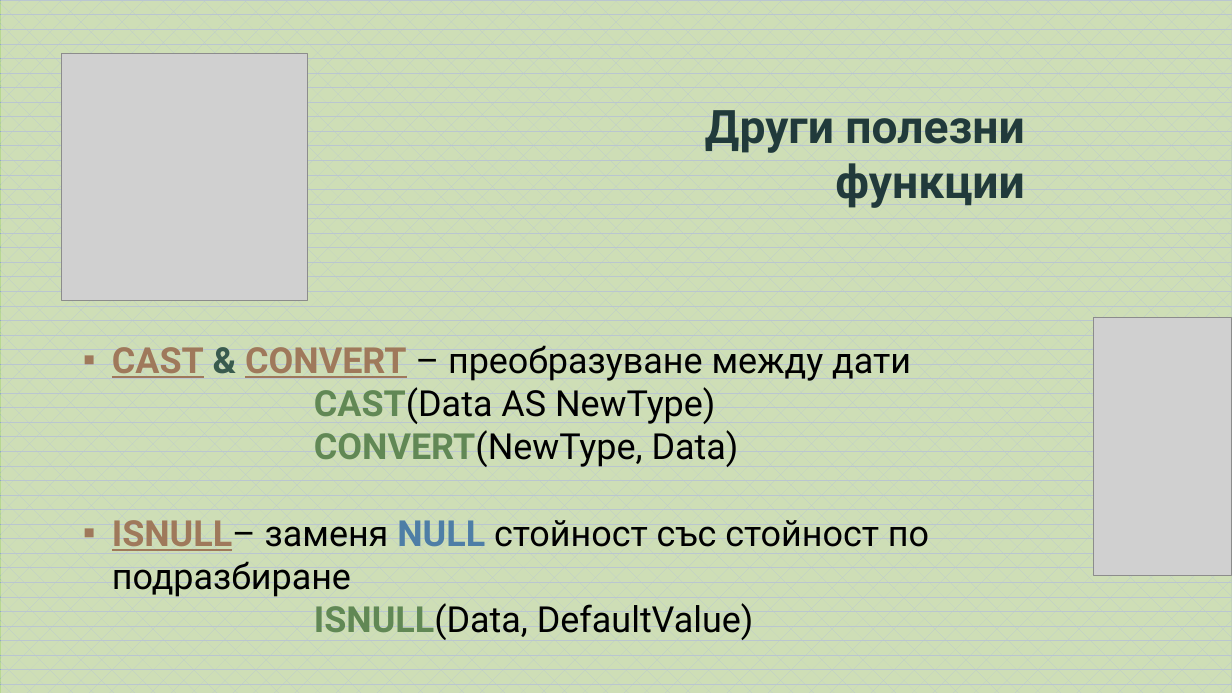
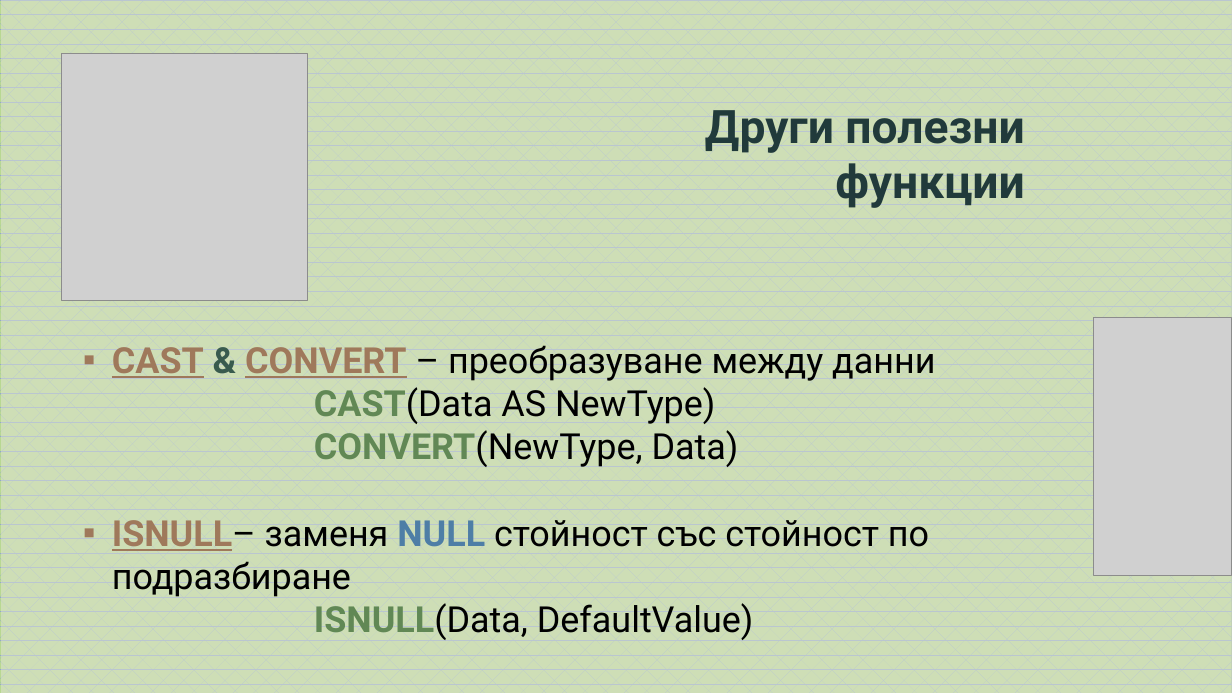
Before and after one commit to ahmedmatem/ppmg, a slide deck: slide 13 of XII class/DB - Module 3/08.9. MSSQL-Build-In-Functions/Вградени функции в MS SQL.pptx. Drawn at 1232x693 pixels with LibreOffice and Linux fonts; fonts in the diff are those of the drawing; grey boxes stand for pictures; background and template pictures are left out. Boxes give left, top, right and bottom in pixels: in the first picture for what was removed or moved away, otherwise in the second. Text is boxed around its words. In the diff, an @@ line names an element or a change of style, - is before the commit and + after.

```diff
--- a/XII class/DB - Module 3/08.9. MSSQL-Build-In-Functions/Вградени функции в MS SQL.pptx
+++ b/XII class/DB - Module 3/08.9. MSSQL-Build-In-Functions/Вградени функции в MS SQL.pptx
@@ text at [112,345,935,381]: text changed @@
-▪ CAST & CONVERT – преобразуване между дати
+▪ CAST & CONVERT – преобразуване между данни
```
Also in this commit, not shown: 2 other files.
